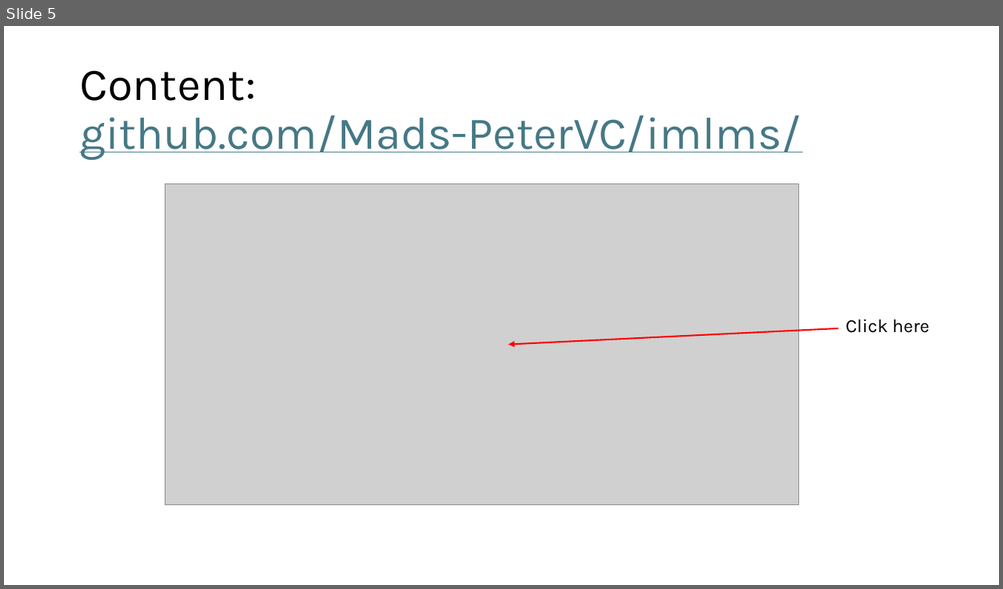
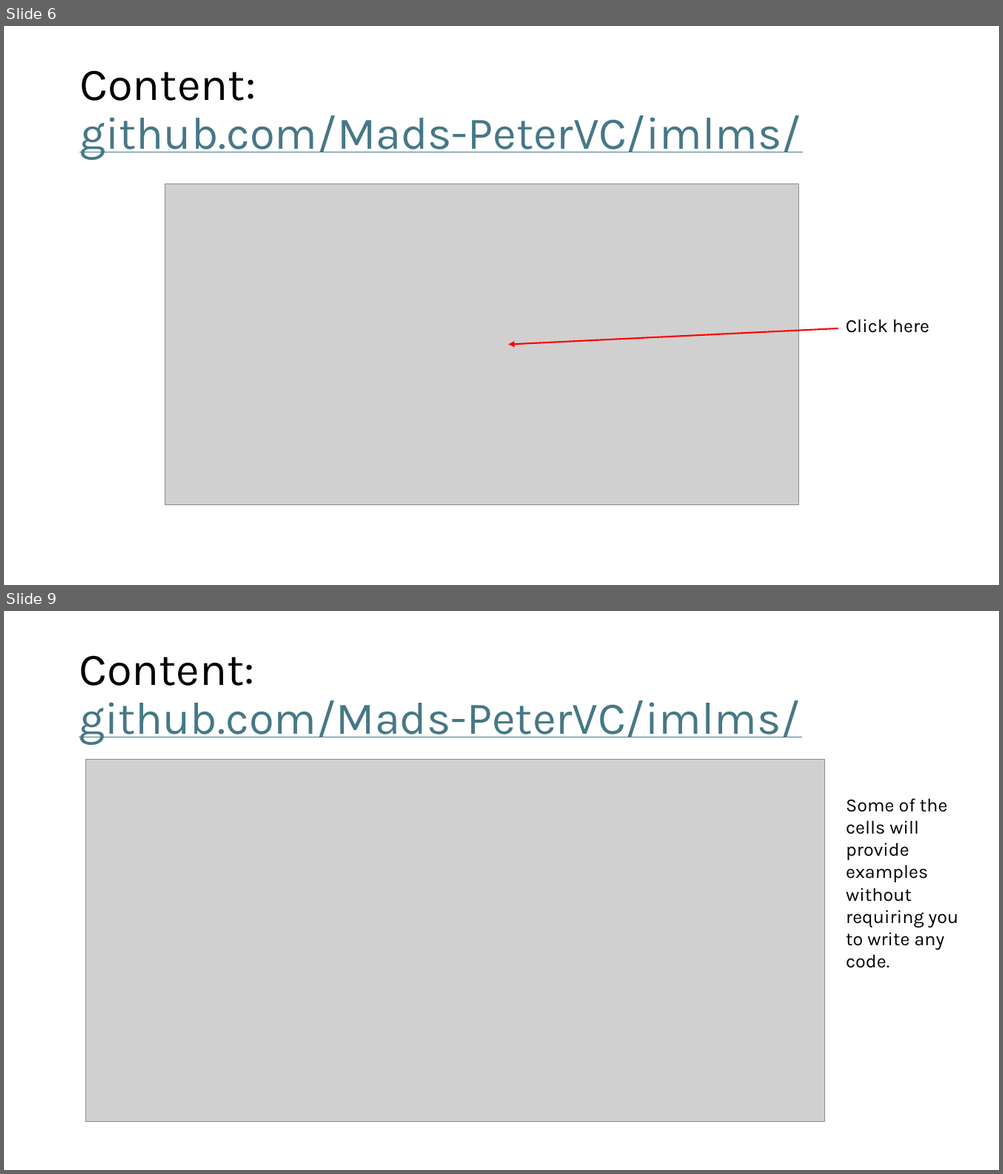
Before and after one commit to Mads-PeterVC/imlms, a slide deck: lessons/lesson_1/slides_lesson_1.pptx. Shown one above the other, each under a label of ours: slide 5 before the commit, slides 6 and 9 after it; the slides between them are not shown. The pictures are 1003x589 and 1003x1174 pixels, drawn with LibreOffice and Linux fonts; fonts in the diff are those of the drawing; grey boxes stand for pictures. Boxes give left, top, right and bottom in pixels: in the first picture for what was removed or moved away, otherwise in the second. Text is boxed around its words. In the diff, an @@ line names an element or a change of style, - is before the commit and + after.

```diff
--- a/lessons/lesson_1/slides_lesson_1.pptx
+++ b/lessons/lesson_1/slides_lesson_1.pptx
@@ slide 9 added at (4,611,999,1170), background #FFFFFF @@
@@ title added at (79,655,800,745), 44 pt, text #467886, underline @@
+Content: github.com/Mads-PeterVC/imlms/
@@ picture added at (85,760,824,1122) @@
@@ text added at (845,798,959,968), 18 pt, text #000000 @@
+Some of the cells will provide examples without requiring you to write any code.
@@ what was slide 5 is now slide 6 @@
```
Also in this commit, not shown: 2 slides changed, 5 other slides added, 2 slides removed.
